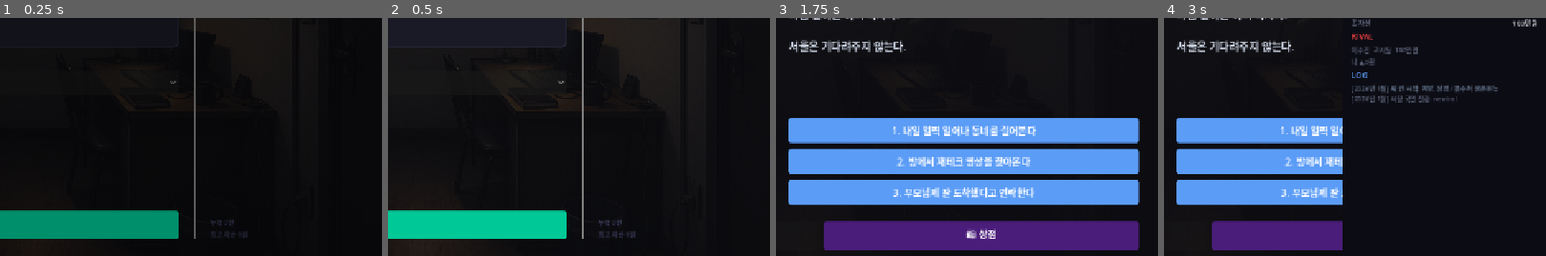
Above: before the commit, frames 1-4 (left to right).
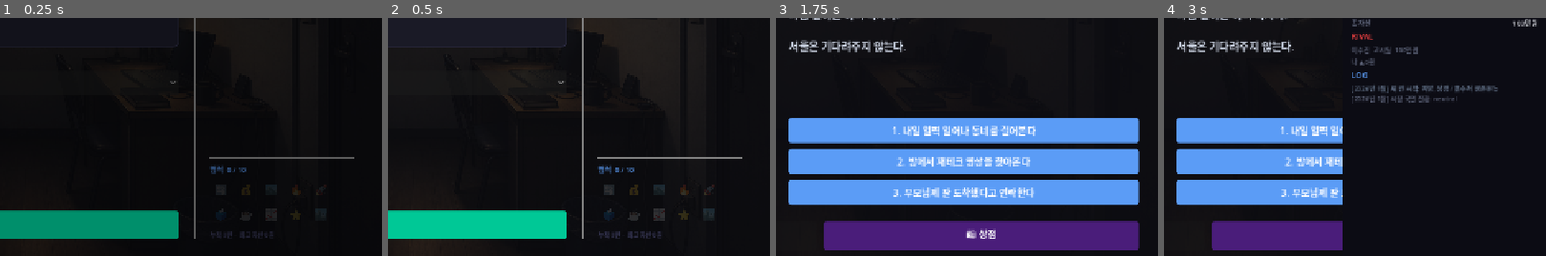
Above: after the commit, the same moments.

Repository: junheeleee/GangnamDream
Game: Godot game, scene res://scenes/StartMenu.tscn
Same seed, same stepped clock (60 frames per second), same inputs: the game is played once before the commit and once after it.
Inputs:
- Up to frame 1 (0.25 s): no input
- Up to frame 2 (0.5 s): no input
- Up to frame 3 (1.75 s): click "새 런 시작 ▶" at 0.5 s; click "서울 생활 시작 →" at 1.25 s
- Up to frame 4 (3 s): click "📋 정보" at 2 s; click "💾" at 2.75 s
The pictures show only the part of the screen within x 50-100%, y 50-100%; the shares and areas given below are measured in that part.

The runs differ from the first frame. In frame 1, 1.0% of the frame differs, in the area x 54-93%, y 58-93%; in frame 2, 1.5%; in frame 3, less than 0.1%; in frame 4, nothing differs.

Commit message:
feat P3-4: 업적 시스템 UI 추가 (10개 업적 정의, 스타트메뉴 표시)

Diff:
--- a/autoloads/DataRegistry.gd
+++ b/autoloads/DataRegistry.gd
@@ -15,6 +15,7 @@
 const NEWS_PATH = "res://content/news_templates.json"
 const META_PATH = "res://content/meta/default_meta.json"
 const TRAITS_PATH = "res://content/meta/traits.json"
+const ACHIEVEMENTS_PATH = "res://content/meta/achievements.json"
 
 var events: Array = []
 var events_by_id: Dictionary = {}
@@ -30,6 +31,8 @@
 var default_meta: Dictionary = {}
 var traits: Array = []
 var traits_by_id: Dictionary = {}
+var achievements: Array = []
+var achievements_by_id: Dictionary = {}
 
 func _ready():
 	reload()
@@ -54,6 +57,8 @@
 	default_meta = _load_dict(META_PATH)
 	traits = _load_array(TRAITS_PATH)
 	traits_by_id = _index_by_id(traits)
+	achievements = _load_array(ACHIEVEMENTS_PATH)
+	achievements_by_id = _index_by_id(achievements)
 
 func find_event(event_id):
 	return events_by_id.get(event_id, {})
--- a/autoloads/MetaProgression.gd
+++ b/autoloads/MetaProgression.gd
@@ -55,26 +55,49 @@
 	_check_progression_unlocks(summary)
 	save_meta()
 
+func get_unlocked_achievements() -> Array:
+	return data.get("achievements", [])
+
+func is_achievement_unlocked(achievement_id: String) -> bool:
+	return data.get("achievements", []).has(achievement_id)
+
 func _check_progression_unlocks(summary):
 	var total_assets = float(summary.get("total_assets", 0.0))
 	var ending_id = str(summary.get("ending_id", ""))
 	var total_runs = int(data.get("total_runs", 0))
-	# 자산 기준 언락
+
+	# 자산 기준 트레이트/업적
 	if total_assets >= 50_000_000:
 		unlock_trait("야근 면역자")
+	if total_assets >= 100_000_000:
+		unlock_achievement("first_billion")
 	if total_assets >= 200_000_000:
 		unlock_trait("리스크 중독자")
-	# 엔딩 기준 언락
+
+	# 엔딩 기준 트레이트/업적
 	if ending_id in ["stable_success", "ordinary_life"]:
 		unlock_trait("안정 지향형")
+		unlock_achievement("stable_life")
 	if ending_id == "gangnam_dream":
 		unlock_trait("강남드림 계승자")
+		unlock_achievement("gangnam_dream")
 	if ending_id in ["burnout", "mental_break"]:
 		unlock_trait("번아웃 생존자")
+		unlock_achievement("survived_burnout")
 	if ending_id in ["startup_exit", "political_fix"]:
 		unlock_trait("인맥왕")
-	# 런 횟수 기준 언락
+	if ending_id == "startup_exit":
+		unlock_achievement("startup_exit")
+	if ending_id == "political_fix":
+		unlock_achievement("political_fix")
+	if ending_id == "investment_master":
+		unlock_achievement("investment_master")
+	if ending_id == "reputation_legend":
+		unlock_achievement("reputation_legend")
+
+	# 런 횟수 기준
 	if total_runs >= 5:
 		unlock_achievement("five_lives")
 	if total_runs >= 10:
 		unlock_trait("강남 토박이")
+		unlock_achievement("ten_lives")
--- /dev/null
+++ b/content/meta/achievements.json
@@ -0,0 +1,72 @@
+[
+  {
+    "id": "five_lives",
+    "name": "다섯 번의 인생",
+    "icon": "🔄",
+    "description": "총 5번 런을 완료했다. 서울은 쉽지 않다.",
+    "hint": "5번 플레이"
+  },
+  {
+    "id": "first_billion",
+    "name": "첫 억",
+    "icon": "💰",
+    "description": "한 런에서 1억원 이상 자산을 달성했다.",
+    "hint": "자산 1억원 달성"
+  },
+  {
+    "id": "gangnam_dream",
+    "name": "강남드림",
+    "icon": "🏙️",
+    "description": "강남드림 엔딩에 도달했다. 이게 꿈인지 현실인지.",
+    "hint": "강남드림 엔딩 달성"
+  },
+  {
+    "id": "survived_burnout",
+    "name": "번아웃 경험자",
+    "icon": "🔥",
+    "description": "바닥까지 가봤다. 번아웃 또는 멘탈붕괴 엔딩을 경험했다.",
+    "hint": "번아웃/멘탈붕괴 엔딩"
+  },
+  {
+    "id": "startup_exit",
+    "name": "엑싯 성공",
+    "icon": "🚀",
+    "description": "스타트업 엑싯에 성공했다. 스물에 억대 계약.",
+    "hint": "스타트업 엑싯 엔딩 달성"
+  },
+  {
+    "id": "political_fix",
+    "name": "정보의 힘",
+    "icon": "🗳️",
+    "description": "정치 테마주로 한탕을 챙겼다. 세상은 아는 사람이 먹는다.",
+    "hint": "정치 테마 엔딩 달성"
+  },
+  {
+    "id": "stable_life",
+    "name": "소확행",
+    "icon": "☕",
+    "description": "평범하지만 안정적인 삶을 선택했다. 그것도 용기다.",
+    "hint": "안정적 삶/평범한 삶 엔딩"
+  },
+  {
+    "id": "investment_master",
+    "name": "투자 고수",
+    "icon": "📈",
+    "description": "투자만으로 성공했다. 숫자가 나를 먹여살린다.",
+    "hint": "투자 마스터 엔딩 달성"
+  },
+  {
+    "id": "reputation_legend",
+    "name": "전설의 시작",
+    "icon": "⭐",
+    "description": "평판이 전설이 됐다. 이름 석 자가 브랜드다.",
+    "hint": "평판 전설 엔딩 달성"
+  },
+  {
+    "id": "ten_lives",
+    "name": "열 번의 인생",
+    "icon": "🏙️",
+    "description": "10번을 살았다. 이제 강남이 낯설지 않다.",
+    "hint": "10번 플레이"
+  }
+]
--- a/scenes/StartMenu.gd
+++ b/scenes/StartMenu.gd
@@ -179,10 +179,37 @@
 	right_spacer.size_flags_vertical = Control.SIZE_EXPAND_FILL
 	right.add_child(right_spacer)
 
+	right.add_child(_sep())
+
+	# ── 업적 섹션 ──
 	var meta = MetaProgression.data
+	var unlocked_ach = MetaProgression.get_unlocked_achievements()
+	var total_ach = DataRegistry.achievements.size()
 	right.add_child(_label(
-		"누적 %d런\n최고 자산 %s" % [meta.get("total_runs", 0), _format_money(meta.get("best_asset", 0))],
-		11, "#3a3a5a", HORIZONTAL_ALIGNMENT_LEFT))
+		"업적  %d / %d" % [unlocked_ach.size(), total_ach],
+		12, "#5b9cf6", HORIZONTAL_ALIGNMENT_LEFT))
+
+	var ach_grid = GridContainer.new()
+	ach_grid.columns = 5
+	ach_grid.add_theme_constant_override("h_separation", 6)
+	ach_grid.add_theme_constant_override("v_separation", 6)
+	right.add_child(ach_grid)
+
+	for ach_data in DataRegistry.achievements:
+		var ach_id = str(ach_data.get("id", ""))
+		var is_unlocked = unlocked_ach.has(ach_id)
+		var icon_lbl = Label.new()
+		icon_lbl.text = ach_data.get("icon", "?")
+		icon_lbl.add_theme_font_size_override("font_size", 22)
+		icon_lbl.horizontal_alignment = HORIZONTAL_ALIGNMENT_CENTER
+		icon_lbl.custom_minimum_size = Vector2(36, 36)
+		icon_lbl.modulate = Color(1, 1, 1, 1.0) if is_unlocked else Color(1, 1, 1, 0.15)
+		icon_lbl.tooltip_text = "%s\n%s" % [ach_data.get("name", ""), ach_data.get("description", "—")] if is_unlocked else "???\n%s" % ach_data.get("hint", "")
+		ach_grid.add_child(icon_lbl)
+
+	right.add_child(_label(
+		"누적 %d런  ·  최고 자산 %s" % [meta.get("total_runs", 0), _format_money(meta.get("best_asset", 0))],
+		10, "#3a3a5a", HORIZONTAL_ALIGNMENT_LEFT))
 
 # ── 슬롯 목록 빌드 / 새로고침 ─────────────────────────────────
 func _rebuild_slots():
